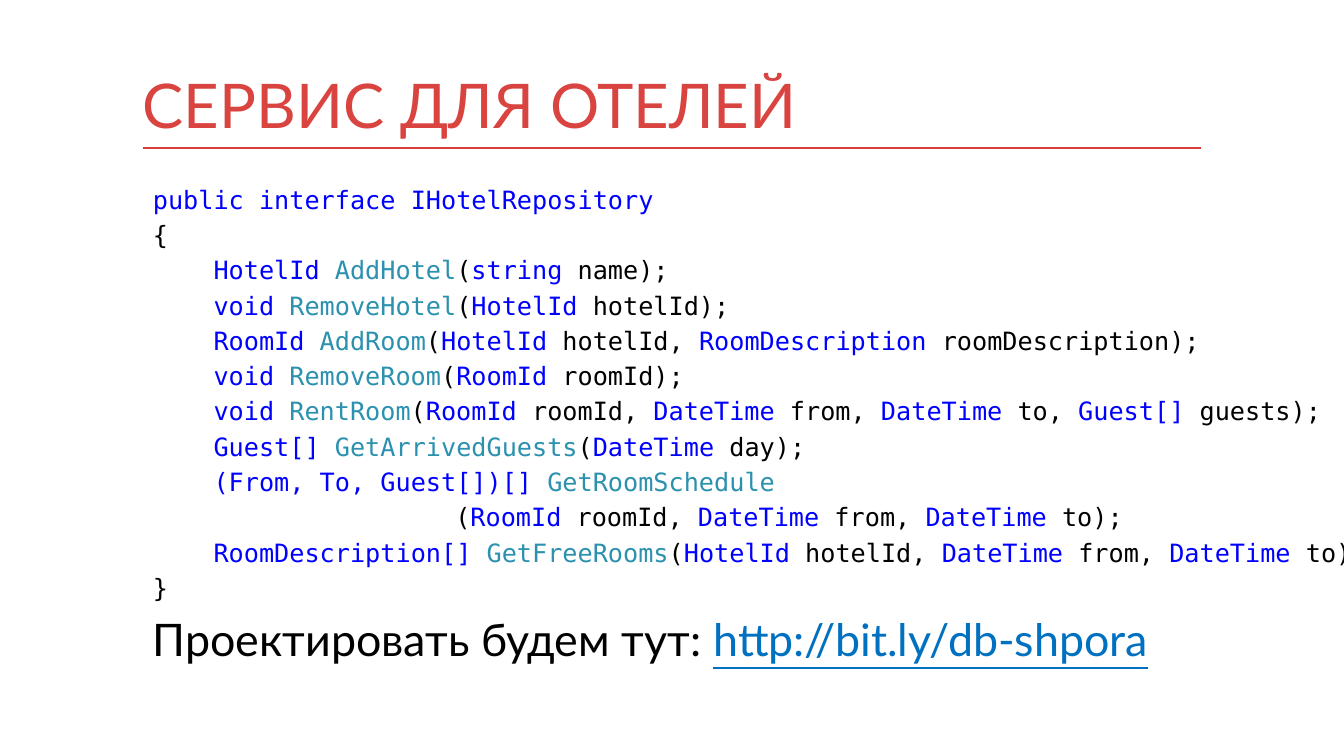
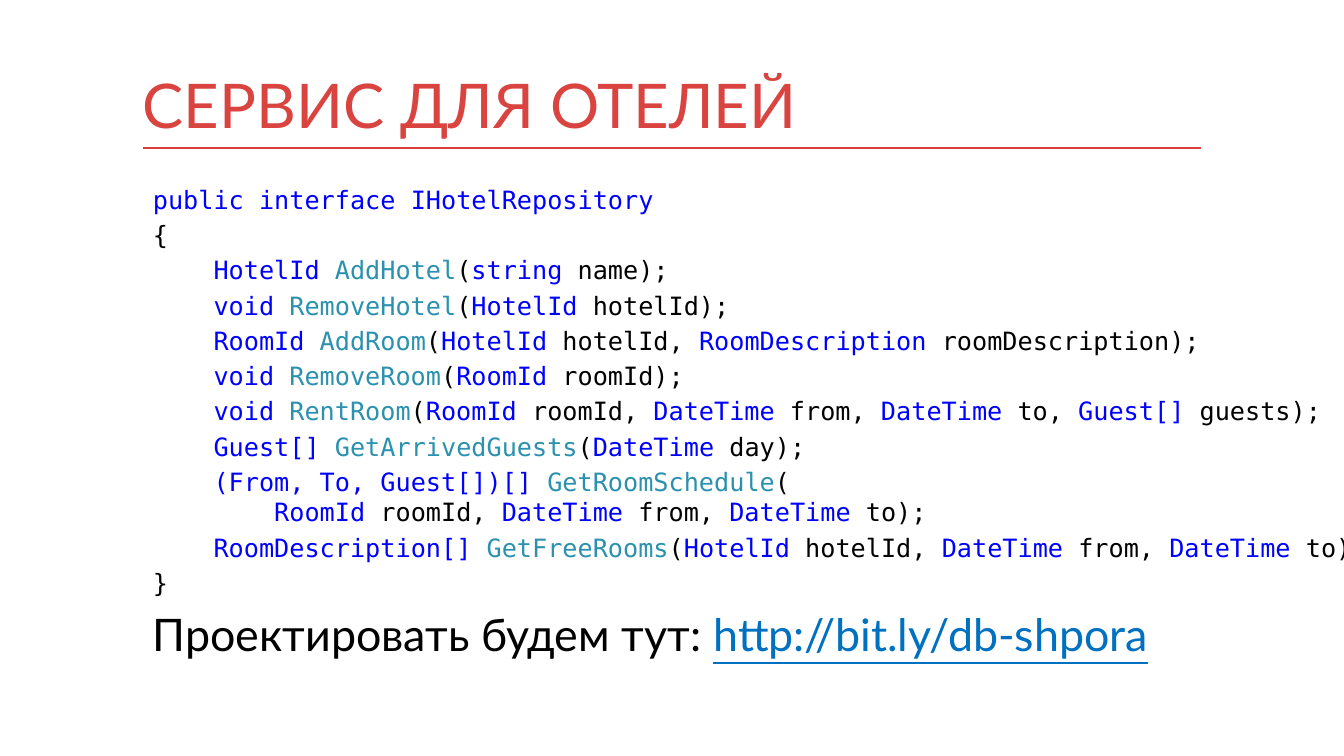
Before and after one commit to waverma/db, a slide deck: slide 59 of db.pptx (slide 55 before the commit). Drawn at 1344x756 pixels with LibreOffice and Linux fonts; fonts in the diff are those of the drawing. Boxes give left, top, right and bottom in pixels: in the first picture for what was removed or moved away, otherwise in the second. Text is boxed around its words. In the diff, an @@ line names an element or a change of style, - is before the commit and + after.

```diff
--- a/db.pptx
+++ b/db.pptx
@@ text at [214, 471, 927, 525]: text changed @@
-(From, To, Guest[])[] GetRoomSchedule
-(RoomId roomId, DateTime from, DateTime to);
+(From, To, Guest[])[] GetRoomSchedule(
+RoomId roomId, DateTime from, DateTime to);
```
Also in this commit, not shown: 9 other slides changed, 4 slides added.
